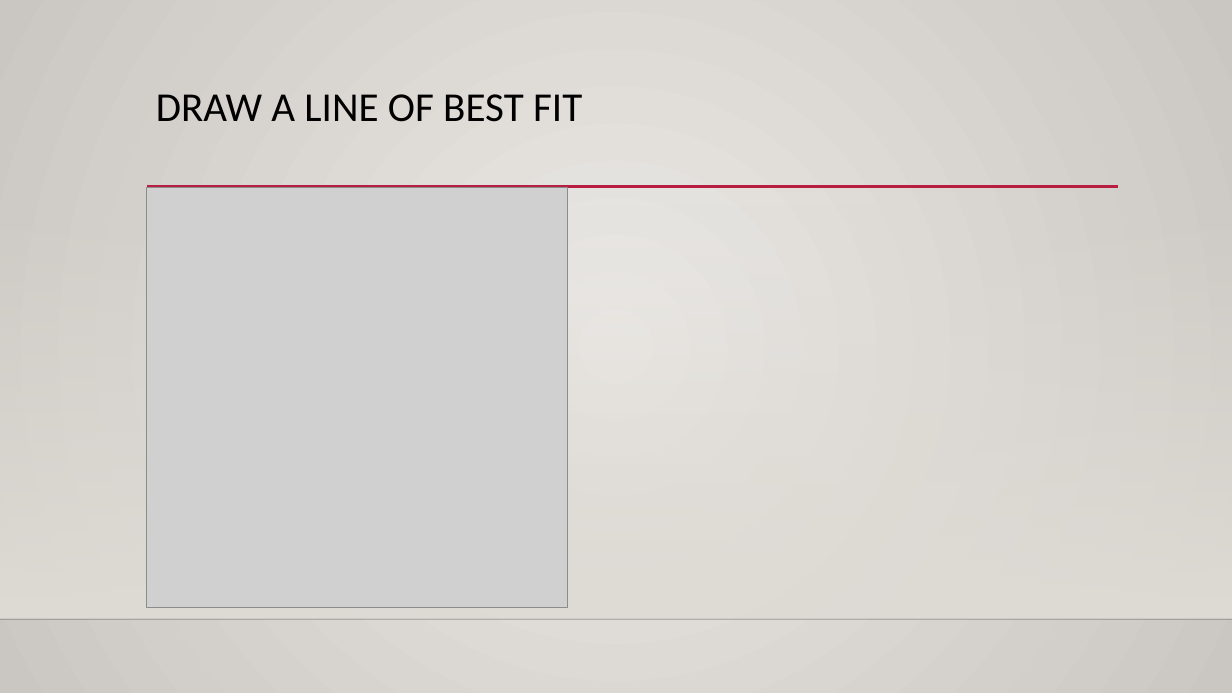
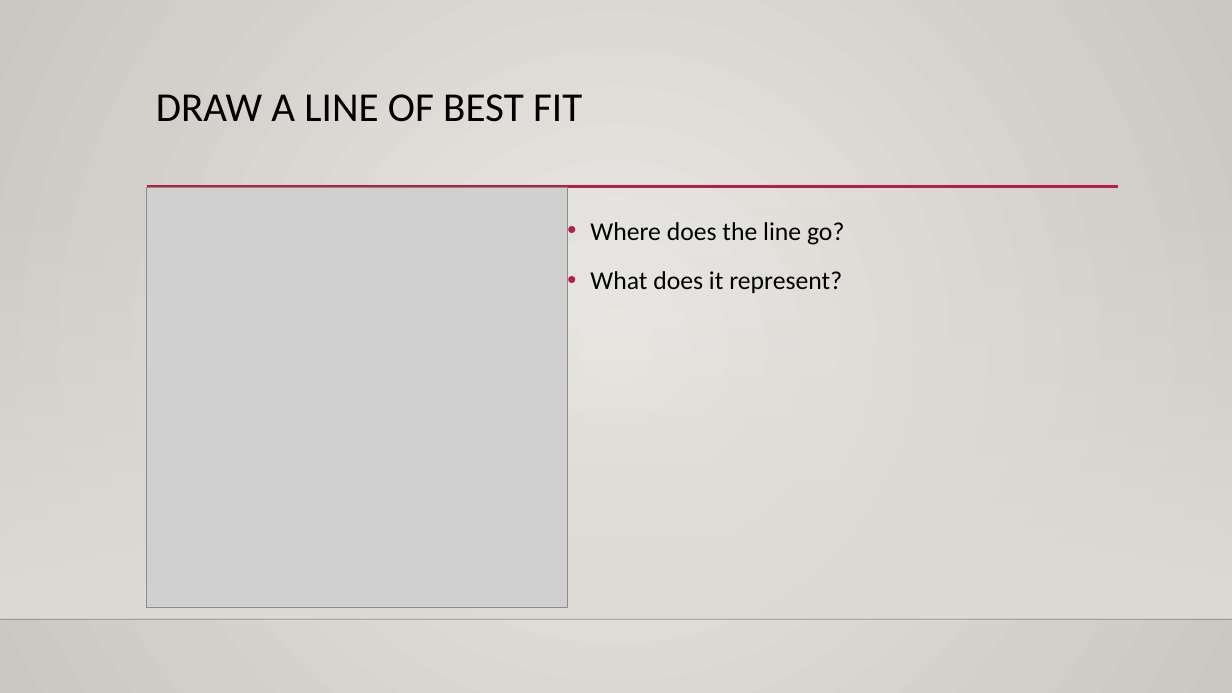
Before and after one commit to AkeemSemperDataScience/Basic_Stats_in_Python_Student_Repository, a slide deck: slide 4 of reference_material/slides/020_Linear_Least_Squares.pptx. Drawn at 1232x693 pixels with LibreOffice and Linux fonts; fonts in the diff are those of the drawing; grey boxes stand for pictures; background and template pictures are left out. Boxes give left, top, right and bottom in pixels: in the first picture for what was removed or moved away, otherwise in the second. Text is boxed around its words. In the diff, an @@ line names an element or a change of style, - is before the commit and + after.

```diff
--- a/reference_material/slides/020_Linear_Least_Squares.pptx
+++ b/reference_material/slides/020_Linear_Least_Squares.pptx
@@ text added at box(590, 222, 844, 293), 20 pt, text #000000 @@
+• Where does the line go?
+• What does it represent?
```
Also in this commit, not shown: 5 other slides changed, 1 slide added, 2 other files.
